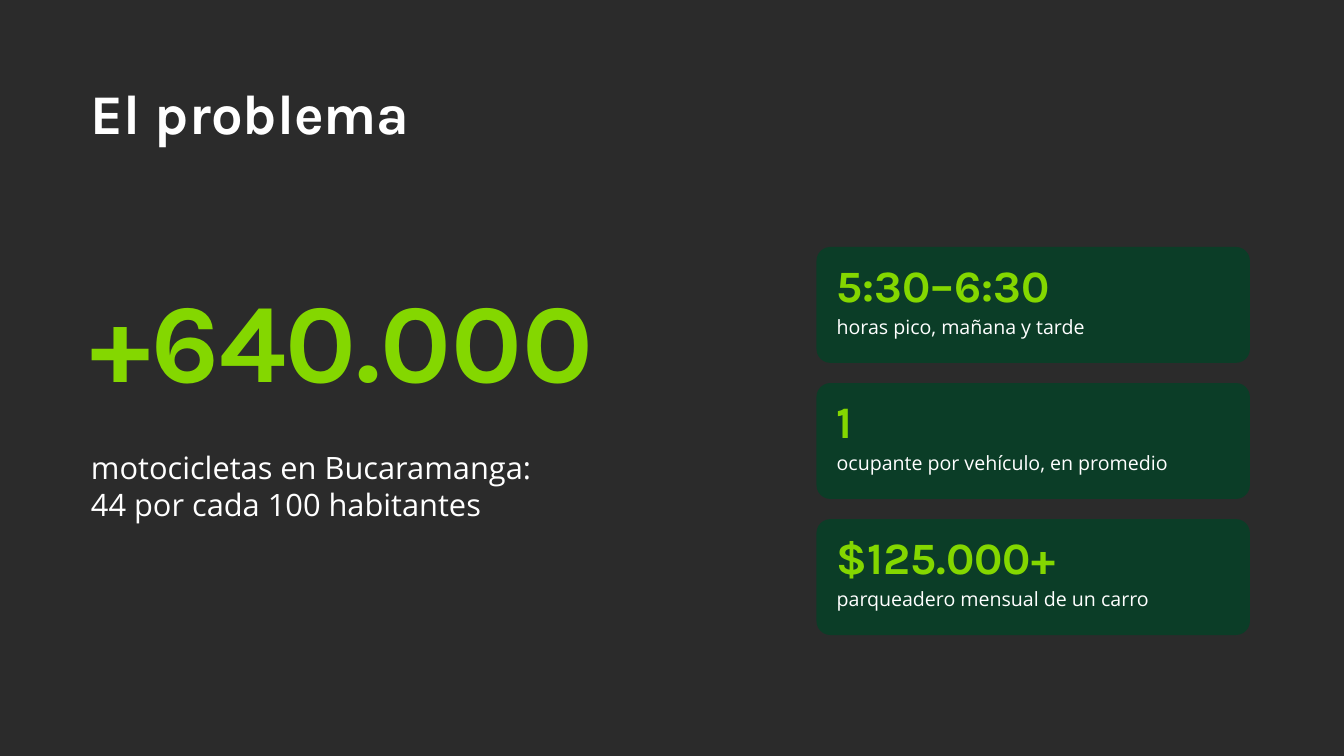
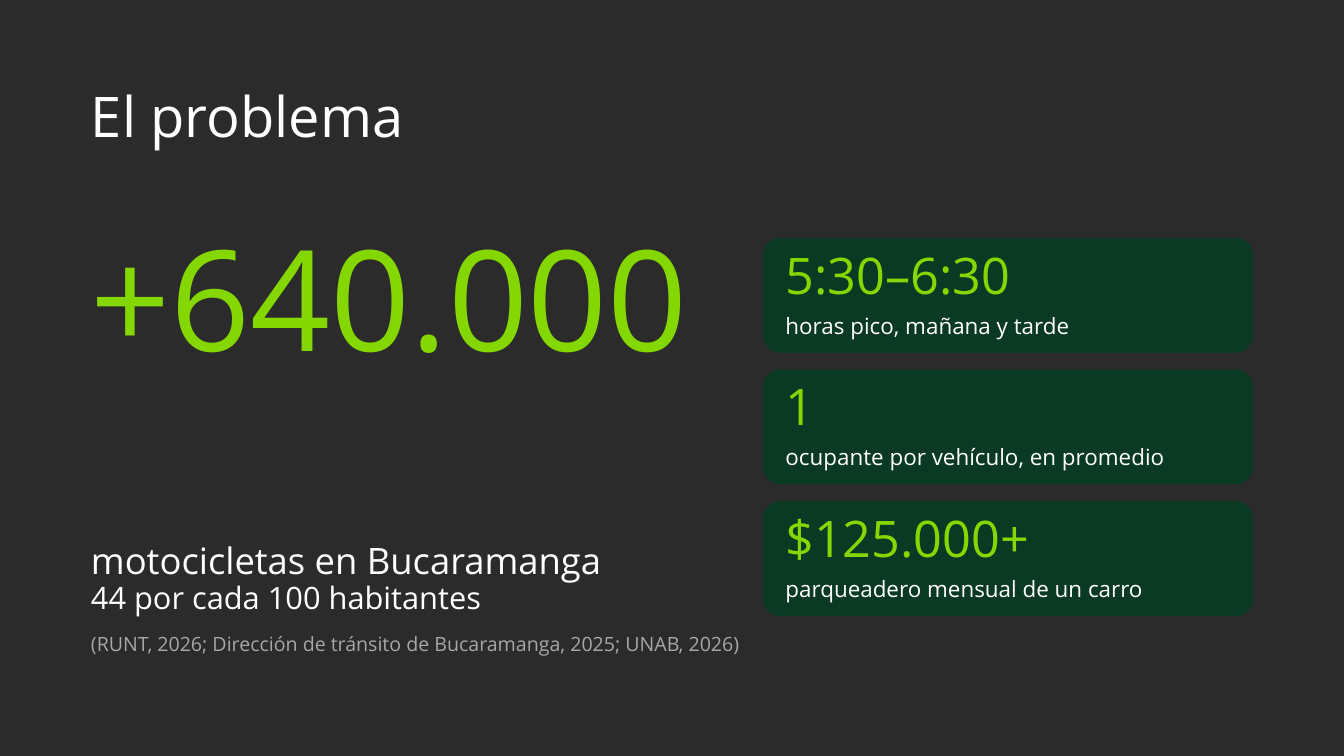
Before and after one commit to Santiago-Serrano2004/UniWheels, a slide deck: slide 2 of tesis/presentacion/UniWheels_Semana_Ingenieria_2026.pptx. Drawn at 1344x756 pixels with LibreOffice and Linux fonts; fonts in the diff are those of the drawing; background and template pictures are left out; a plain dark background stands for a picture behind light text. Boxes give left, top, right and bottom in pixels: in the first picture for what was removed or moved away, otherwise in the second. Text is boxed around its words. In the diff, an @@ line names an element or a change of style, - is before the commit and + after.

```diff
--- a/tesis/presentacion/UniWheels_Semana_Ingenieria_2026.pptx
+++ b/tesis/presentacion/UniWheels_Semana_Ingenieria_2026.pptx
@@ text "El problema" at [91, 94, 404, 151]: font Karla to Open Sans, bold off; line spacing 1 to 0.9 @@
@@ text "+640.000" at [91, 249, 688, 353]: size 160 to 200 pt, font Karla to Open Sans, bold off; line spacing 1 to 0.9; vertical alignment middle to top @@
@@ rounded rectangle: place and size @@
-rounded rectangle at [816, 247, 1250, 363]
+rounded rectangle at [763, 238, 1253, 353]
@@ text "5:30–6:30": place and size @@
-text "5:30–6:30" at [837, 272, 1050, 303]
+text "5:30–6:30" at [785, 257, 1010, 295]
@@ text "horas pico, mañana y tarde": place and size @@
-text "horas pico, mañana y tarde" at [837, 319, 1084, 339]
+text "horas pico, mañana y tarde" at [785, 317, 1069, 339]
@@ rounded rectangle: place and size @@
-rounded rectangle at [816, 383, 1250, 499]
+rounded rectangle at [763, 369, 1253, 484]
@@ text "1": place and size @@
-text "1" at [837, 409, 853, 438]
+text "1" at [785, 389, 814, 425]
@@ text "ocupante por vehículo, en promedio": place and size @@
-text "ocupante por vehículo, en promedio" at [837, 455, 1167, 475]
+text "ocupante por vehículo, en promedio" at [785, 447, 1164, 471]
@@ fill #0B3D27 to #0A3A24; proportions changed in 3 elements at [763, 238, 1253, 353], [763, 369, 1253, 484], [763, 501, 1253, 616] @@
@@ rounded rectangle: place and size @@
-rounded rectangle at [816, 519, 1250, 635]
+rounded rectangle at [763, 501, 1253, 616]
@@ text "motocicletas en Bucaramanga": place and size @@
-text "motocicletas en Bucaramanga" at [91, 455, 532, 524]
+text "motocicletas en Bucaramanga" at [91, 546, 601, 617]
@@ text "motocicletas en Bucaramanga" at [91, 546, 601, 617]: vertical alignment top to bottom @@
@@ size 64 to 72 pt, font Karla to Open Sans, bold off; line spacing 1 to 0.9; vertical alignment middle to top in 3 elements at [785, 257, 1010, 295], [785, 389, 814, 425], [785, 519, 1029, 560] @@
@@ text "$125.000+": place and size @@
-text "$125.000+" at [837, 541, 1056, 579]
+text "$125.000+" at [785, 519, 1029, 560]
@@ text at [91, 546, 601, 583]: text changed; size 44 to 52 pt @@
-motocicletas en Bucaramanga:
+motocicletas en Bucaramanga
@@ text at [91, 585, 481, 617]: line spacing 1 to 0.9 @@
@@ size 28 to 32 pt; line spacing 1 to 0.9 in 3 elements at [785, 317, 1069, 339], [785, 447, 1164, 471], [785, 580, 1143, 603] @@
@@ text "parqueadero mensual de un carro": place and size @@
-text "parqueadero mensual de un carro" at [837, 591, 1149, 611]
+text "parqueadero mensual de un carro" at [785, 580, 1143, 603]
@@ text added at [91, 636, 740, 656], 28 pt, text #A7A7A7 @@
+(RUNT, 2026; Dirección de tránsito de Bucaramanga, 2025; UNAB, 2026)
```
Also in this commit, not shown: 13 other slides changed, 4 slides added, 4 slides removed, 19 other files.
